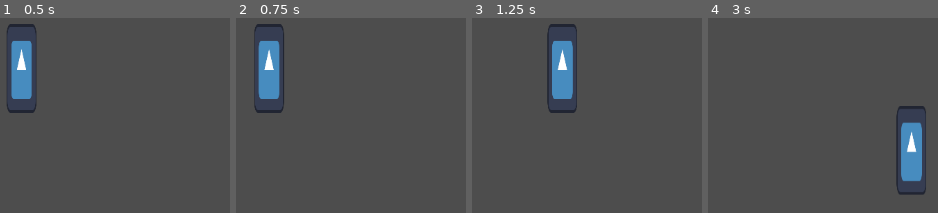
Above: before the commit, frames 1-4 (left to right).
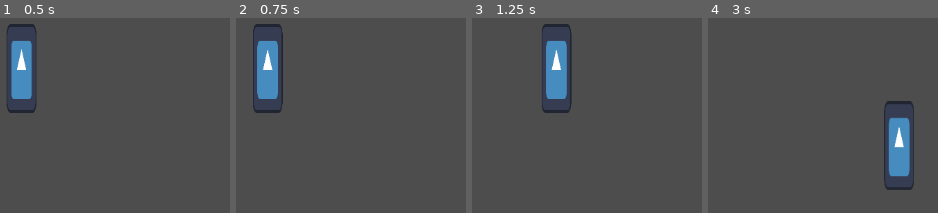
Above: after the commit, the same moments.

Repository: arrowira/miniJam200
Game: Godot game, scene res://Scenes/main.tscn
The game is run twice, just before and just after one commit, with the same random seed, the same clock (stepped at 60 frames per second) and the same inputs. The engine's default icon, where the game draws it, is replaced by a stand-in: a white triangle on a blue panel in a dark square.
Inputs (mouse positions are in pixels of both pictures, inside the frame that each line leads up to):
- Up to frame 1 (0.5 s): no input
- Up to frame 2 (0.75 s): tap Enter at 0.5 s; move the mouse to (431, 45) at 0.52 s; hold D (Right) from 0.53 s (still down); click (431, 45) at 0.67 s
- Up to frame 3 (1.25 s): keep holding D (Right)
- Up to frame 4 (3 s): move the mouse to (outside the picture) at 1.27 s; release D (Right) at 1.28 s; hold S (Down) 1.28-2.03 s; click (outside the picture) at 1.42 s; move the mouse to (outside the picture) at 2.02 s; hold D (Right) 2.03-2.78 s; click (outside the picture) at 2.17 s; move the mouse to (outside the picture) at 2.77 s; hold W (Up) from 2.78 s (still down); click (outside the picture) at 2.92 s

Frame 1 is identical in both runs. In frame 2, 1.3% of the frame differs, in the area x 7-21%, y 3-49%; in frame 3, 2.7%; in frame 4, 5.0%, in the area x 76-95%, y 42-91%.

Commit message:
Arrow Shooting

Diff:
--- /dev/null
+++ b/minijam-200/Scenes/Arrow.tscn
@@ -0,0 +1,19 @@
+[gd_scene load_steps=4 format=3 uid="uid://hr83k442xjic"]
+
+[ext_resource type="Texture2D" uid="uid://dlabmsl6q4vx1" path="res://icon.svg" id="1_5mg4u"]
+[ext_resource type="Script" uid="uid://bejv5m45woyv1" path="res://Scripts/Arrow.gd" id="1_7v023"]
+
+[sub_resource type="RectangleShape2D" id="RectangleShape2D_7v023"]
+size = Vector2(45, 24)
+
+[node name="Arrow" type="Area2D"]
+script = ExtResource("1_7v023")
+
+[node name="Sprite" type="Sprite2D" parent="."]
+position = Vector2(0, 1)
+scale = Vector2(0.5546875, 0.12499999)
+texture = ExtResource("1_5mg4u")
+
+[node name="Collider" type="CollisionShape2D" parent="."]
+position = Vector2(15.5, 0)
+shape = SubResource("RectangleShape2D_7v023")
--- a/minijam-200/Scenes/Player.tscn
+++ b/minijam-200/Scenes/Player.tscn
@@ -17,3 +17,5 @@
 [node name="Collider" type="CollisionShape2D" parent="."]
 position = Vector2(2, 0)
 shape = SubResource("RectangleShape2D_kyqiw")
+
+[node name="Bow" type="Sprite2D" parent="."]
--- /dev/null
+++ b/minijam-200/Scripts/Arrow.gd
@@ -0,0 +1,6 @@
+extends Area2D
+
+var DespawnTimer = 0
+
+func _physics_process(delta: float) -> void:
+	global_position += transform.x * 20
--- a/minijam-200/Scripts/PlayerMovement.gd
+++ b/minijam-200/Scripts/PlayerMovement.gd
@@ -3,9 +3,22 @@
 var DefSpeed = 20
 var Speed = 20
 var Aiming = false
+var BowCharge = 0
+var ArrowObj = preload("res://Scenes/Arrow.tscn")
 
 func _physics_process(delta: float) -> void:
-	if(Aiming == true):
+	if(BowCharge >= 25 && !Input.is_mouse_button_pressed(MouseButton.MOUSE_BUTTON_LEFT)):
+		BowCharge = 0
+		var Arrow = ArrowObj.instantiate()
+		Arrow.look_at(get_global_mouse_position())
+		add_child(Arrow)
+
+	if(Input.is_mouse_button_pressed(MouseButton.MOUSE_BUTTON_LEFT)):
+		BowCharge+=1
+	else:
+		BowCharge = 0
+
+	if(BowCharge > 0):
 		Speed = 5
 	else:
 		Speed = DefSpeed
@@ -14,6 +27,4 @@
 	velocity += InputDir * Speed
 	velocity*=0.9
 
-
-
 	move_and_slide()
Not shown, added: minijam-200/Scripts/Arrow.gd.uid
